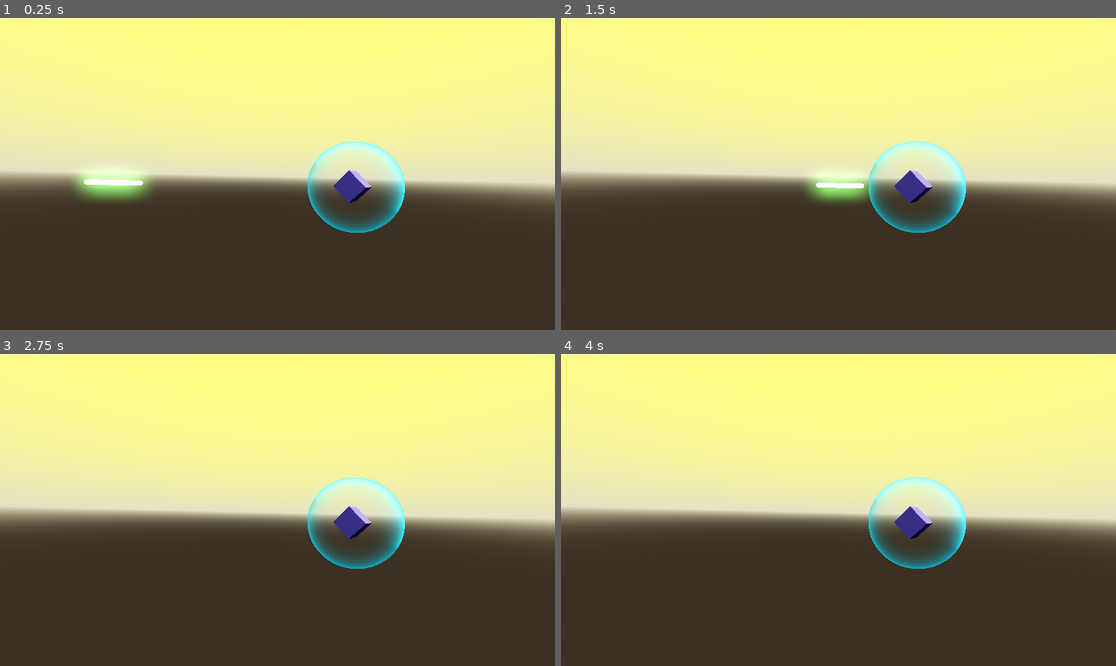
Above: before the commit, frames 1-4 (two rows, left to right).
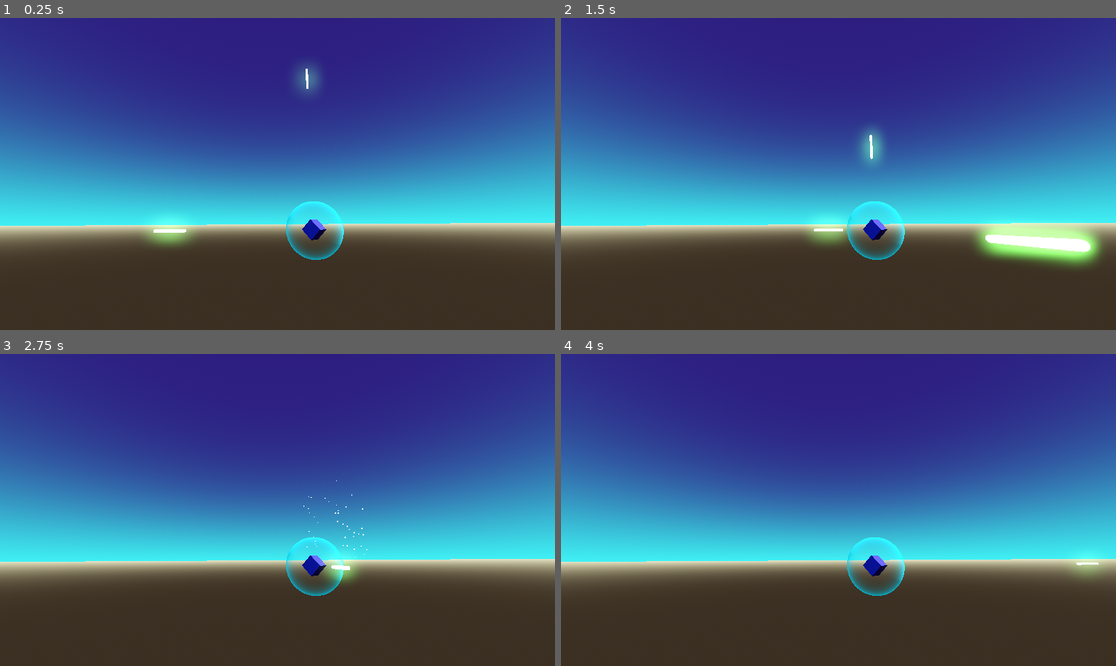
Above: after the commit, the same moments.

Repository: nealholt/space-shooter-3d
Game: Godot game, scene res://shield_experiments.tscn
Two runs of this game, one before a commit and one after it. Both use one fixed random seed, a clock stepped at 60 frames per second and the inputs below. This scene is started directly instead of the project's main scene.
Inputs (mouse positions are in pixels of both pictures, inside the frame that each line leads up to):
- Up to frame 1 (0.25 s): no input
- Up to frame 2 (1.5 s): tap Enter (reset) at 0.5 s; move the mouse to (960, 158) at 0.52 s; hold Right (ui_right) 0.53-1.28 s; move the mouse to (727, 189) at 1.27 s; hold Down (ui_down) from 1.28 s (still down)
- Up to frame 3 (2.75 s): move the mouse to (333, 441) at 2.02 s; release Down (ui_down) at 2.03 s; hold Right (ui_right) from 2.03 s (still down)
- Up to frame 4 (4 s): move the mouse to (810, 572) at 2.77 s; release Right (ui_right) at 2.78 s; hold Up (ui_up) 2.78-3.53 s; move the mouse to (1005, 556) at 3.52 s; hold Left (ui_left) from 3.53 s (still down)

The runs differ from the first frame. In frame 1, 73% of the frame differs, in the area x 0-100%, y 0-78%; in frame 2, 74%, in the area x 0-100%, y 0-81%; in frame 3, 73%; in frame 4, 72%.

Commit message:
shield tests
Added more bullets hitting the shield and tried to get the sparks to orient based on the bullet entering the shield. That part didn't work so well.

Diff:
--- a/Scripts/Projectiles/projectile.gd
+++ b/Scripts/Projectiles/projectile.gd
@@ -17,6 +17,9 @@
 # Called when the node enters the scene tree for the first time.
 func _ready() -> void:
 	#print("bullet created")
+	# Give the bullet a default velocity so that you
+	# can put it in scenes and let it fly into a target.
+	# I first used this for testing out the shield bubble.
 	velocity = -global_transform.basis.z * speed
 	$Timer.start(time_out)
 
--- a/Scripts/shield.gd
+++ b/Scripts/shield.gd
@@ -13,9 +13,12 @@
 
 
 func _on_hit_box_component_area_entered(area: Area3D) -> void:
-	print('hit')
+	#print('hit')
 	# https://www.udemy.com/course/complete-godot-3d/learn/lecture/41088252#questions/21003762
 	var spark = sparks.instantiate()
 	add_child(spark)
 	spark.global_position = area.global_position
+	#spark.global_transform.basis.z = -area.global_transform.basis.z
 	spark.global_transform = area.global_transform
+	#spark.rotate_y(deg_to_rad(-90))
+	#spark.rotate_x(deg_to_rad(90))
--- a/shield_experiments.tscn
+++ b/shield_experiments.tscn
@@ -8,8 +8,8 @@
 [ext_resource type="PackedScene" uid="uid://blnui57aja4f3" path="res://Scenes/Projectiles/Bullet/bullet.tscn" id="6_ay6cs"]
 
 [sub_resource type="ProceduralSkyMaterial" id="ProceduralSkyMaterial_oit57"]
-sky_top_color = Color(1, 0.984314, 0.388235, 1)
-sky_horizon_color = Color(0.8, 0.788235, 0.630392, 1)
+sky_top_color = Color(0.160784, 0.117647, 0.388235, 1)
+sky_horizon_color = Color(0.211765, 0.878431, 0.909804, 1)
 ground_bottom_color = Color(0.2, 0.168627, 0.133333, 1)
 ground_horizon_color = Color(0.8, 0.788235, 0.630392, 1)
 
@@ -78,7 +78,22 @@
 speed = 5.0
 time_out = 40.0
 
+[node name="Bullet2" parent="BulletGroup" instance=ExtResource("6_ay6cs")]
+transform = Transform3D(-1, 0, -8.74228e-08, 0, 1, 0, 8.74228e-08, 0, -1, 0, 0, -37.9641)
+speed = 5.0
+time_out = 40.0
+
+[node name="Bullet3" parent="BulletGroup" instance=ExtResource("6_ay6cs")]
+transform = Transform3D(1, 0, 0, 0, -4.37114e-08, 1, 0, -1, -4.37114e-08, 0, 13.7821, 0)
+speed = 5.0
+time_out = 40.0
+
+[node name="Bullet4" parent="BulletGroup" instance=ExtResource("6_ay6cs")]
+transform = Transform3D(-4.37114e-08, 0, 1, 0, 1, 0, -1, 0, -4.37114e-08, 18.1145, 0, 0)
+speed = 5.0
+time_out = 40.0
+
 [node name="Camera3D" type="Camera3D" parent="."]
-transform = Transform3D(0.122968, 0.0095166, 0.992365, 0.0233476, 0.99965, -0.0124795, -0.992136, 0.0247039, 0.122703, 8.64423, 0.369464, 4.46867)
+transform = Transform3D(0.125042, 0.239061, 0.96292, -0.00554554, 0.97069, -0.24027, -0.992136, 0.0247039, 0.122703, 14.5633, 0.369464, 4.46867)
 
 [connection signal="area_entered" from="ShieldHaver/Shield/HitBoxComponent" to="ShieldHaver/Shield" method="_on_hit_box_component_area_entered"]
